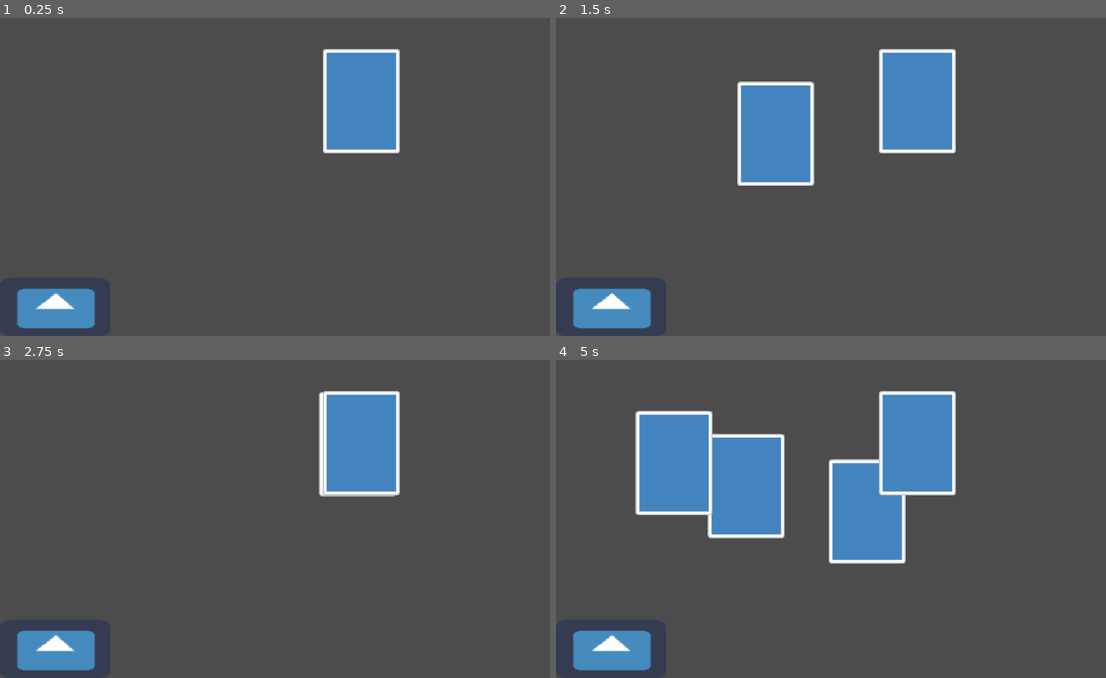
Above: before the commit, frames 1-4 (two rows, left to right).
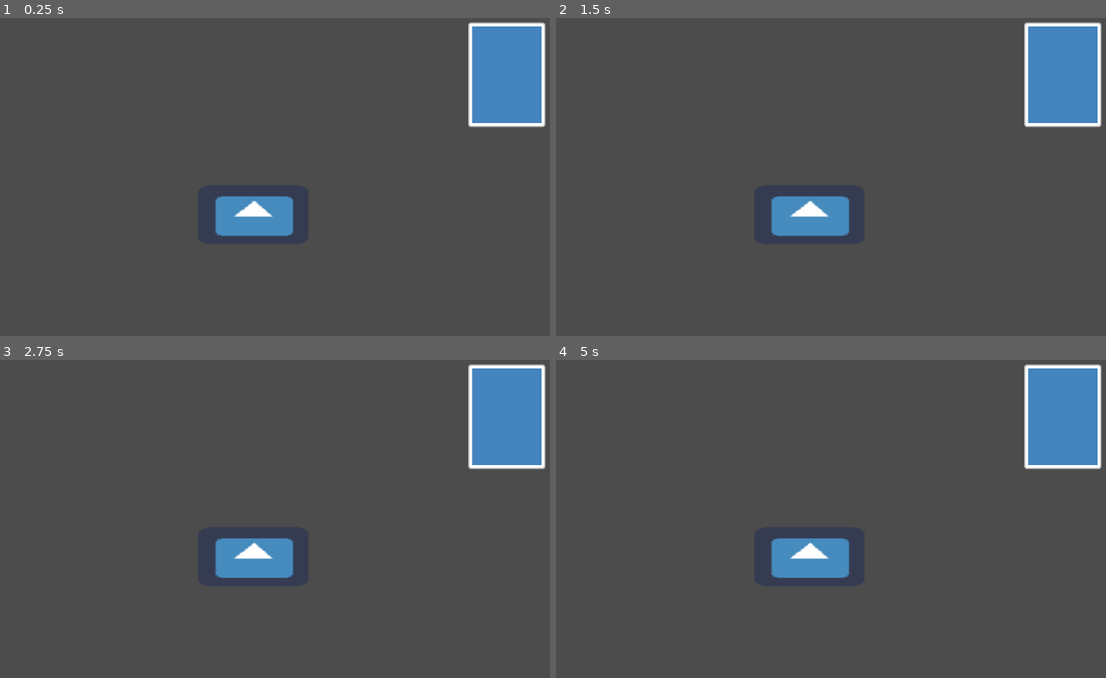
Above: after the commit, the same moments.

Repository: sandorex/ttworld
Game: Godot game, scene res://test_scene.tscn
The game is run twice, just before and just after one commit, with the same random seed, the same clock (stepped at 60 frames per second) and the same inputs. The engine's default icon, where the game draws it, is replaced by a stand-in: a white triangle on a blue panel in a dark square.
Inputs (mouse positions are in pixels of both pictures, inside the frame that each line leads up to):
- Up to frame 1 (0.25 s): no input
- Up to frame 2 (1.5 s): tap Enter at 0.5 s; drag from (919, 100) to (611, 307) at 0.52 s; drag from (732, 145) to (919, 100) at 1.27 s
- Up to frame 3 (2.75 s): click (363, 442) at 2.17 s
- Up to frame 4 (5 s): tap Space at 2.75 s; drag from (919, 442) to (671, 464) at 2.77 s; drag from (919, 442) to (864, 512) at 3.52 s; drag from (919, 442) to (611, 649) at 4.27 s

The runs differ from the first frame. In frame 1, 13% of the frame differs, in the area x 3-100%, y 1-98%; in frame 2, 17%; in frame 3, 13%; in frame 4, 25%.

Commit message:
Almost finished hand class, some tweaking left

Diff:
--- a/Card.tscn
+++ b/Card.tscn
@@ -10,12 +10,12 @@
 z_index = 1
 script = ExtResource( 1 )
 
+[node name="Area2D" type="Area2D" parent="."]
+
+[node name="CollisionShape2D" type="CollisionShape2D" parent="Area2D"]
+shape = SubResource( 1 )
+
 [node name="Sprite" type="Sprite" parent="."]
 texture = ExtResource( 2 )
 
-[node name="Area2D" type="Area2D" parent="Sprite"]
-
-[node name="CollisionShape2D" type="CollisionShape2D" parent="Sprite/Area2D"]
-shape = SubResource( 1 )
-
-[connection signal="input_event" from="Sprite/Area2D" to="." method="_on_Area2D_input_event"]
+[connection signal="input_event" from="Area2D" to="." method="_on_Area2D_input_event"]
--- a/project.godot
+++ b/project.godot
@@ -13,15 +13,9 @@
 "class": "Card",
 "language": "GDScript",
 "path": "res://scripts/Card.gd"
-}, {
-"base": "Node2D",
-"class": "CardSlot",
-"language": "GDScript",
-"path": "res://scripts/CardSlot.gd"
 } ]
 _global_script_class_icons={
-"Card": "",
-"CardSlot": ""
+"Card": ""
 }
 
 [application]
--- a/scripts/Card.gd
+++ b/scripts/Card.gd
@@ -1,51 +1,54 @@
 extends Node2D
 class_name Card
 
-export var follow_speed := 20
-export(bool) var flippable := true
+const SLOT_GROUP = "cardslot"
+
+export var follow_speed = 20
+export(bool) var flipped = false
 export(String) var card_id
 export(String) var card_deck
+export(NodePath) var card_slot_path
 
-var parent: Node2D = null
-var slot_position: Node2D = null
-
-func _ready():
-	pass
+onready var card_slot = find_node(card_slot_path, true, false)
+var card_slot_offset: Vector2 = Vector2.ZERO
 
 func _input(event):
 	if event is InputEventMouseButton and event.button_index == BUTTON_LEFT:
+		# on release if holding this card
 		if not event.pressed and Globals.dragged_node == self:
 			Globals.dragged_node = null
 			get_tree().set_input_as_handled()
 
 			# did not leave original slot area
-			if self.parent != null and self.parent.slot_selected(self):
+			if self.card_slot != null and self.card_slot.slot_selected(self):
 				return
 
-			for slot in get_tree().get_nodes_in_group("cardslot"):
+			# find card slot that is below
+			for slot in get_tree().get_nodes_in_group(SLOT_GROUP):
 				if slot.slot_selected(self) and slot.slot_test(self):
-					if self.parent != null:
-						self.parent.unslot_card(self)
-						self.parent = null
+					if self.card_slot != null:
+						self.card_slot.unslot_card(self)
 
-					self.parent = slot
-					self.slot_position = slot
-					slot.slot_card(self)
+					self.card_slot = slot
+					self.card_slot_offset = Vector2.ZERO
+					if slot.has_method("slot_card"):
+						slot.slot_card(self)
 					return
 
-			if self.parent != null:
-				self.parent.unslot_card(self)
-				self.parent = null
-
-			self.slot_position = null
+			if self.card_slot != null:
+				self.card_slot.unslot_card(self)
+				self.card_slot = null
+				self.card_slot_offset = Vector2.ZERO
 
 func _physics_process(delta):
 	if Globals.dragged_node == self:
 		global_position = lerp(global_position, get_global_mouse_position(), self.follow_speed * delta)
 	else:
-		if self.slot_position != null:
-			# return home if it is not null
-			global_position = lerp(global_position, self.slot_position.global_position, self.follow_speed * delta)
+		# return home if it is not orphan
+		if self.card_slot != null:
+			global_position = lerp(global_position,
+								   self.card_slot.global_position + self.card_slot_offset,
+								   self.follow_speed * delta)
 
 func _on_Area2D_input_event(_viewport, event, _shape_idx):
 	if event is InputEventMouseButton and event.button_index == BUTTON_LEFT:
--- a/scripts/CardSlot.gd
+++ /dev/null
@@ -1,18 +0,0 @@
-extends Node2D
-class_name CardSlot
-
-func _ready():
-	pass
-
-# test if coliding the slot area
-func slot_selected(_card: Card):
-	return false
-
-func slot_test(_card: Card):
-	return false
-
-func slot_card(_card: Card):
-	pass
-
-func unslot_card(_card: Card):
-	pass
--- a/scripts/Hand.gd
+++ b/scripts/Hand.gd
@@ -1,35 +1,40 @@
-extends CardSlot
+extends Node2D
 
 export var card_limit := 16
 export(Array, String) var card_decks
 
 var mouse_inside = false
 var cards = []
-var positions = []
 
 func slot_selected(_card: Card):
 	return self.mouse_inside
 
 func slot_test(_card: Card):
 	# for now accept any kind of card
-	return len(cards) <= self.card_limit
+	return len(cards) < self.card_limit
 
 func slot_card(card: Card):
-	var pos = self.create_position()
-	card.slot_position = pos
-	self.cards.append(card)
-	self.positions.append(pos)
-	self.add_child(pos)
+	cards.append(card)
+	reshuffle()
 
 func unslot_card(card: Card):
-	var index = self.cards.find(card)
-	self.cards.remove(index)
-	self.positions.remove(index)
+	cards.erase(card)
+	reshuffle()
 
-func create_position():
-	var pos = Position2D.new()
-	pos.position = Vector2(100 + randi() % 300, -300)
-	return pos
+func reshuffle():
+	var count := len(cards)
+	var margin := 150 # TODO
+
+	var pos = - margin * (count/2)
+
+	# if it's odd number of children center one
+	if count % 2 == 1:
+		print("it's odd!!!")
+		return
+
+	for node in cards:
+		node.card_slot_offset.x = pos
+		pos += margin
 
 # shouldnt there be a better way?
 func _on_Area2D_mouse_entered():
--- a/temp.gd
+++ /dev/null
@@ -1,8 +0,0 @@
-tool
-extends CardSlot
-
-func _ready():
-	pass
-
-func _draw():
-	draw_circle(Vector2(0, 0), 200, Color.red)
--- a/test_scene.tscn
+++ b/test_scene.tscn
@@ -16,26 +16,25 @@
 [node name="WorldEnvironment" type="WorldEnvironment" parent="."]
 environment = SubResource( 2 )
 
-[node name="Card" parent="." instance=ExtResource( 1 )]
-position = Vector2( 656, 173 )
+[node name="WorldCards" type="Node2D" parent="."]
 
-[node name="Card2" parent="." instance=ExtResource( 1 )]
-position = Vector2( 656, 173 )
+[node name="Card" parent="WorldCards" instance=ExtResource( 1 )]
+position = Vector2( 920, 125 )
 
-[node name="Card3" parent="." instance=ExtResource( 1 )]
-position = Vector2( 656, 173 )
+[node name="Card2" parent="WorldCards" instance=ExtResource( 1 )]
+position = Vector2( 920, 125 )
 
-[node name="Card4" parent="." instance=ExtResource( 1 )]
-position = Vector2( 656, 173 )
+[node name="Card3" parent="WorldCards" instance=ExtResource( 1 )]
+position = Vector2( 920, 125 )
 
-[node name="Card5" parent="." instance=ExtResource( 1 )]
-position = Vector2( 656, 173 )
+[node name="Card4" parent="WorldCards" instance=ExtResource( 1 )]
+position = Vector2( 920, 125 )
 
-[node name="Card6" parent="." instance=ExtResource( 1 )]
-position = Vector2( 656, 173 )
+[node name="Card5" parent="WorldCards" instance=ExtResource( 1 )]
+position = Vector2( 920, 125 )
 
 [node name="Hand" type="Node2D" parent="." groups=["cardslot"]]
-position = Vector2( 99.272, 550 )
+position = Vector2( 459.272, 382 )
 script = ExtResource( 2 )
 
 [node name="Area2D" type="Area2D" parent="Hand"]
